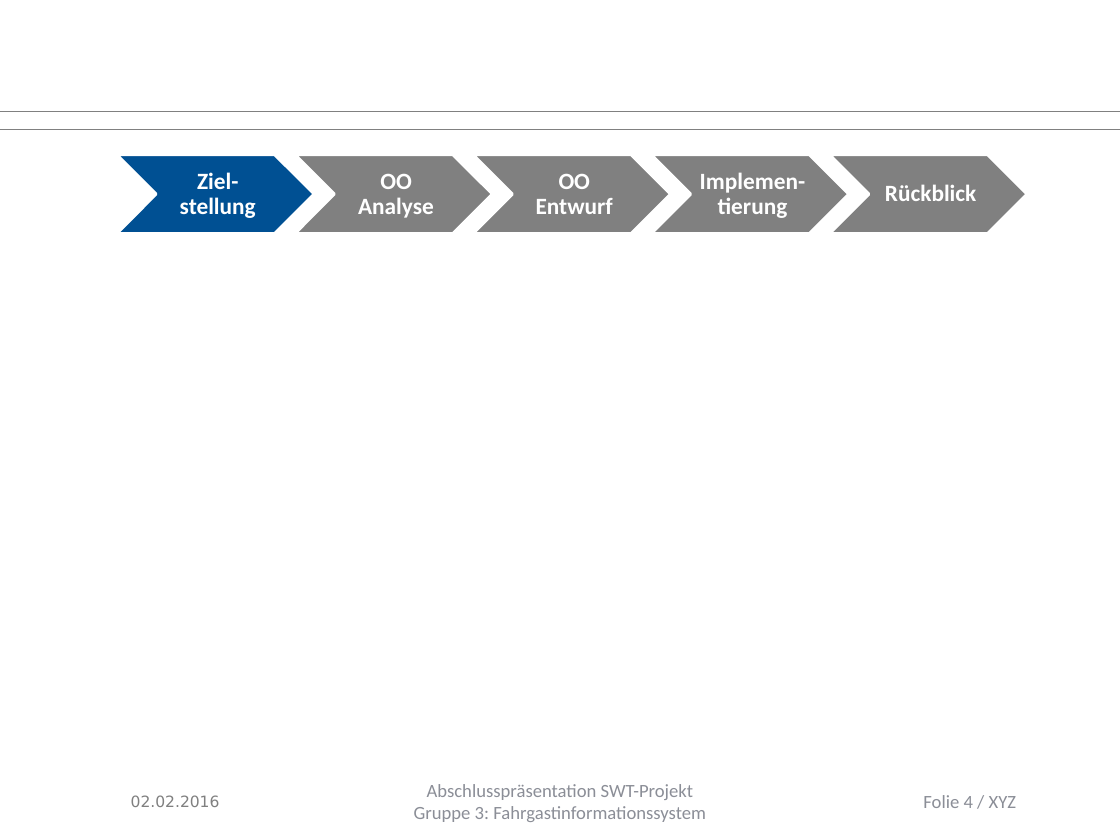
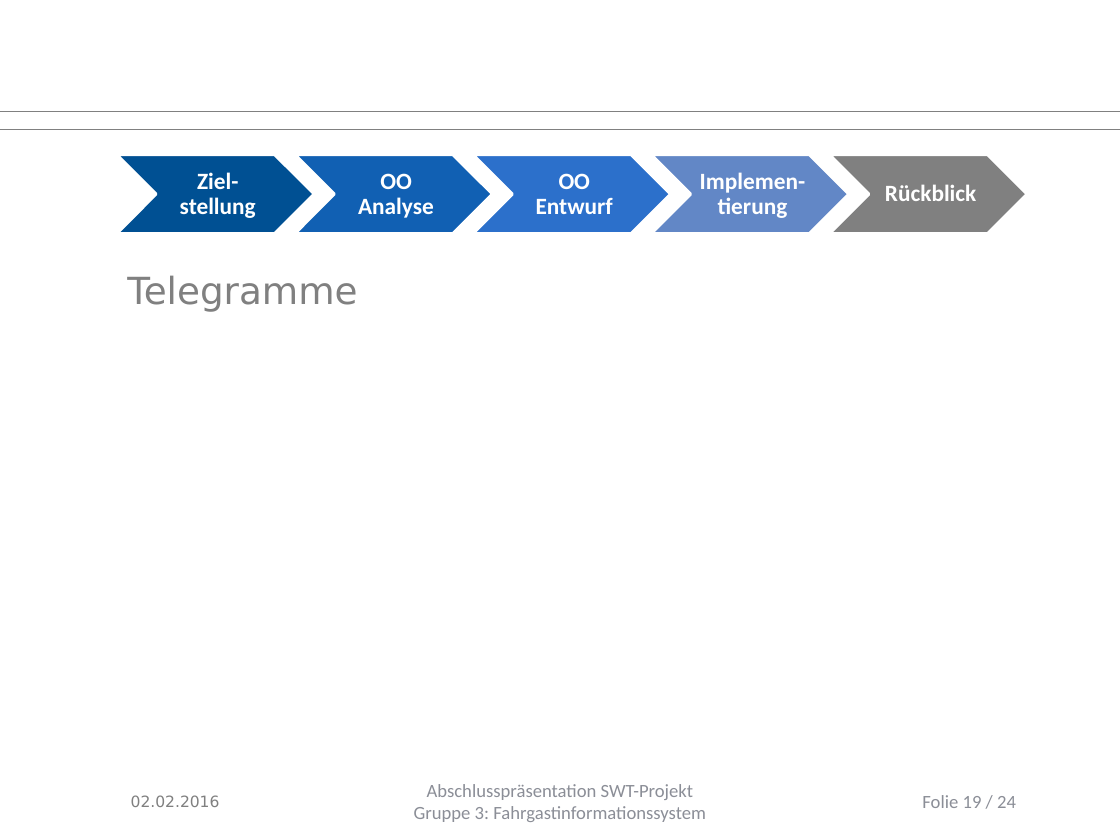
Before and after one commit to Juu98/fahrgastinformationssystem, a slide deck: slide 19 of organisation/Endpräsentation/abschlusspraesentation.pptx (slide 4 before the commit). Drawn at 1120x840 pixels with LibreOffice and Linux fonts; fonts in the diff are those of the drawing; background and template pictures are left out. Boxes give left, top, right and bottom in pixels: in the first picture for what was removed or moved away, otherwise in the second. Text is boxed around its words. In the diff, an @@ line names an element or a change of style, - is before the commit and + after.

```diff
--- a/organisation/Endpräsentation/abschlusspraesentation.pptx
+++ b/organisation/Endpräsentation/abschlusspraesentation.pptx
@@ chevron at (295, 155, 493, 234): fill #808080 to #1261B4 @@
@@ chevron at (473, 155, 671, 234): fill #808080 to #2C70CB @@
@@ chevron at (651, 155, 849, 234): fill #808080 to #6288C6 @@
@@ text added at (127, 275, 357, 312), 24 pt, text #808080 @@
+Telegramme
@@ page number at (922, 795, 1016, 808): text changed @@
-Folie 4 / XYZ
+Folie 19 / 24
```
Also in this commit, not shown: 4 other slides changed, 14 slides added, 1 other file.
